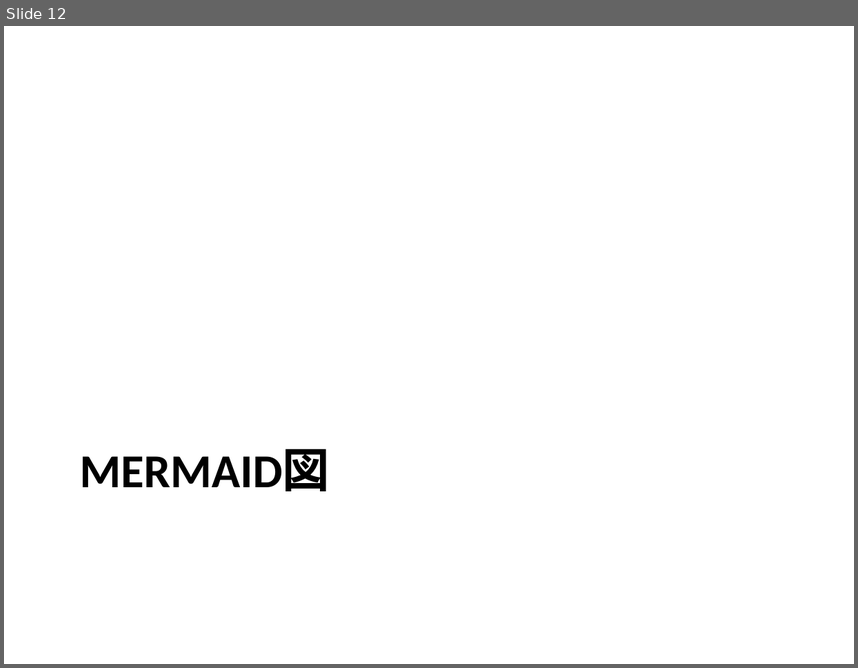
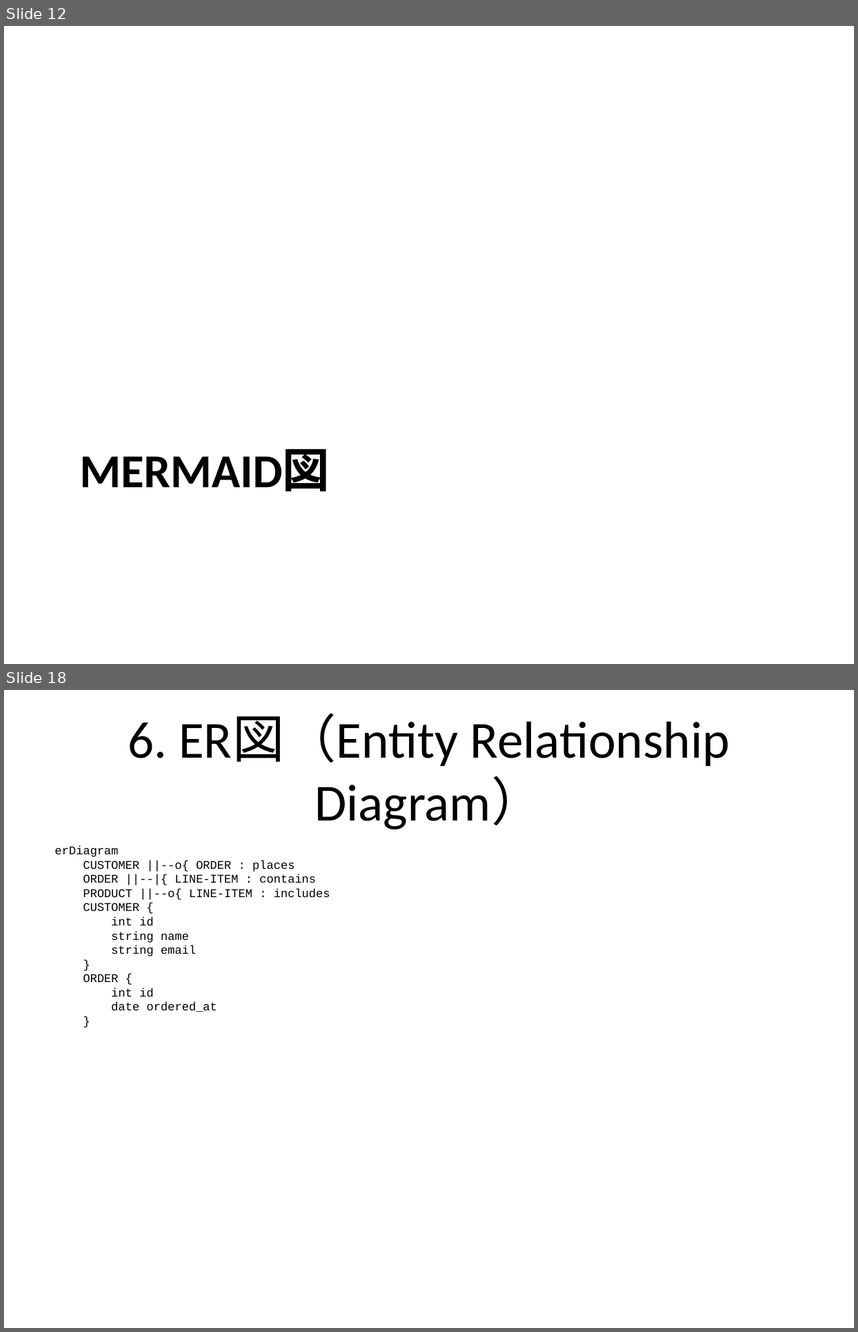
Before and after one commit to notfolder/qmd_to_pptx, a slide deck: demo_full.pptx. Shown one above the other, each under a label of ours: slide 12 before the commit, slides 12 and 18 after it; the slides between them are not shown. The pictures are 858x668 and 858x1332 pixels, drawn with LibreOffice and Linux fonts; fonts in the diff are those of the drawing. Boxes give left, top, right and bottom in pixels: in the first picture for what was removed or moved away, otherwise in the second. Text is boxed around its words. In the diff, an @@ line names an element or a change of style, - is before the commit and + after.

```diff
--- a/demo_full.pptx
+++ b/demo_full.pptx
@@ slide 18 added at [4,690,854,1328], background #FFFFFF @@
@@ title added at [128,715,730,829], 44 pt, text #000000 @@
+6. ER図（Entity Relationship Diagram）
@@ text added at [55,845,330,1012], 10 pt, text #000000 @@
+erDiagram
+CUSTOMER ||--o{ ORDER : places
+ORDER ||--|{ LINE-ITEM : contains
+PRODUCT ||--o{ LINE-ITEM : includes
+CUSTOMER {
+int id
+string name
+string email
+}
+ORDER {
+int id
+date ordered_at
+}
```
Also in this commit, not shown: 3 slides changed, 19 other slides added, 1 slide removed, 1 other file.
